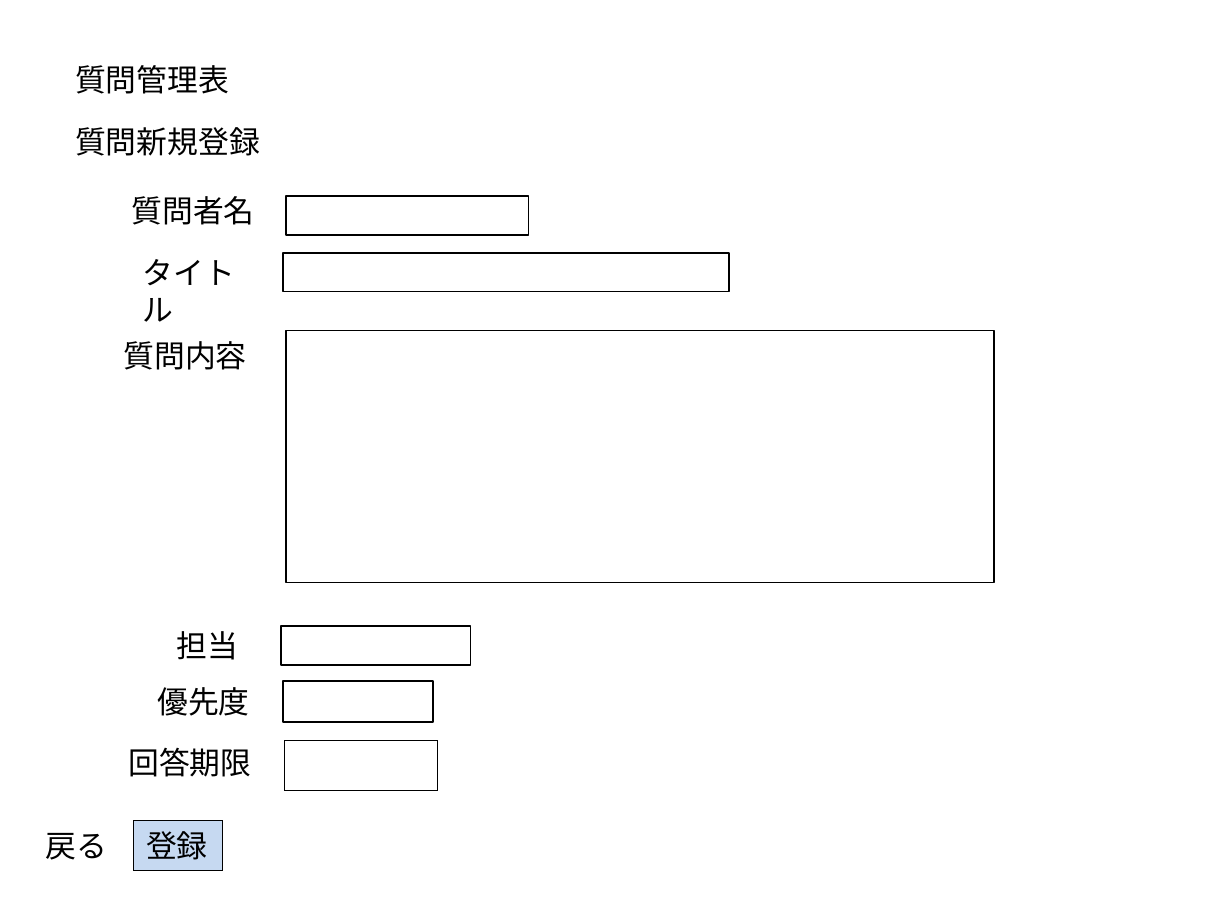
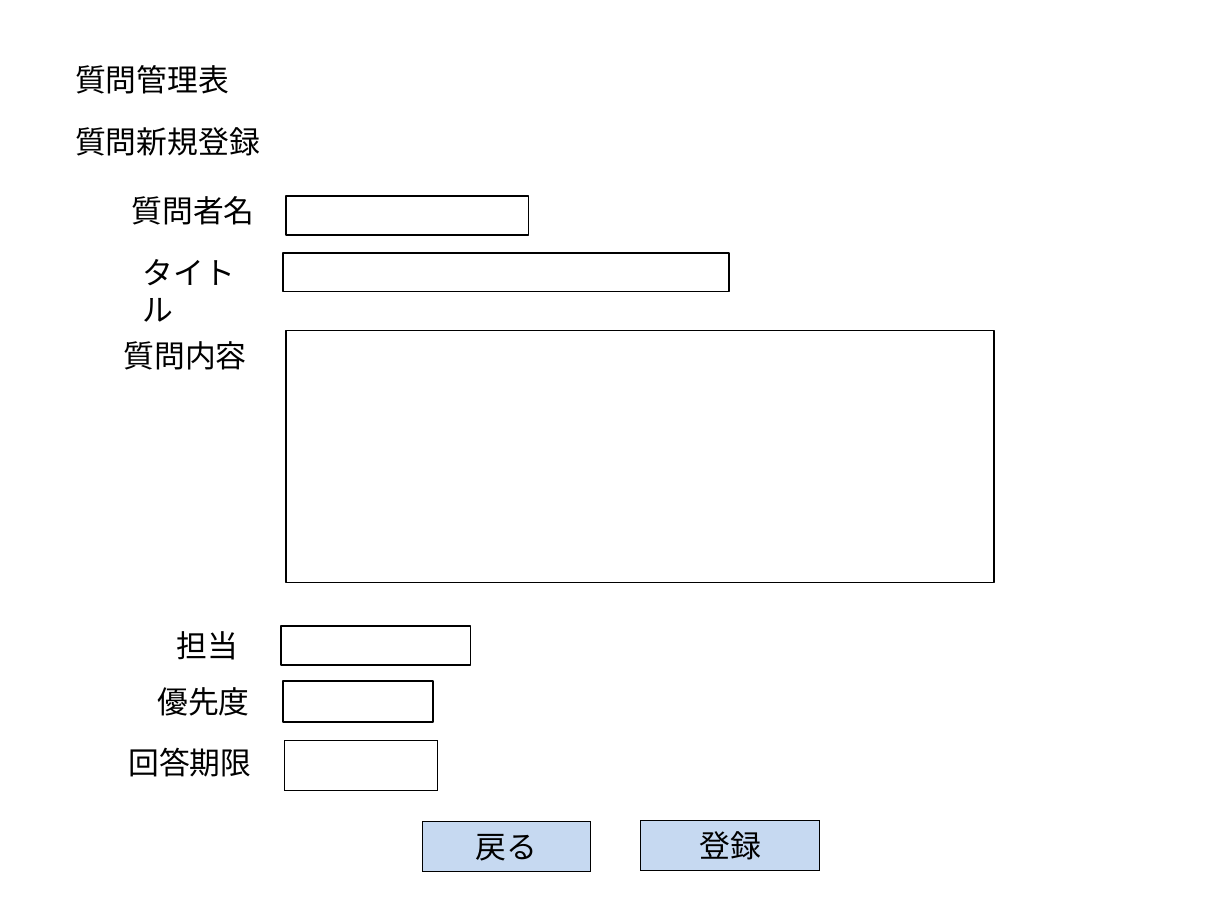
Before and after one commit to t-shimada/qa-docs, a slide deck: slide 2 of 画面一覧.pptx. Drawn at 1232x924 pixels with LibreOffice and Linux fonts; fonts in the diff are those of the drawing. Boxes give left, top, right and bottom in pixels: in the first picture for what was removed or moved away, otherwise in the second. Text is boxed around its words. In the diff, an @@ line names an element or a change of style, - is before the commit and + after.

```diff
--- a/画面一覧.pptx
+++ b/画面一覧.pptx
@@ rectangle "戻る": place and size @@
-rectangle "戻る" at <box>46,833,108,860</box>
+rectangle "戻る" at <box>423,822,590,871</box>
@@ rectangle "戻る" at <box>423,822,590,871</box>: alignment left to centre; fill none to #C6D9F1; outline none to #000000 0.75 pt @@
@@ rectangle "登録": place and size @@
-rectangle "登録" at <box>134,821,223,870</box>
+rectangle "登録" at <box>641,821,819,870</box>
@@ rectangle "登録" at <box>641,821,819,870</box>: alignment left to centre @@
```
Also in this commit, not shown: 4 other slides changed, 2 slides added, 3 other files.
